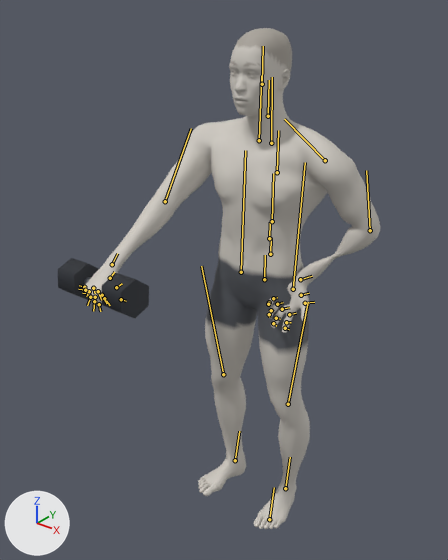
Two versions of the glTF model exports/single-arm-dumbbell-front-raise.glb, one commit apart.
Before and after are seen from a 50 mm camera at (1.116, -1.635, 1.926) aimed at (-0.042, -0.187, 1.028). The axes (+X, +Y, +Z) are drawn at lower left. The lights are the same throughout. The first picture is the older version. Both versions are drawn at frame 34 of the action 'single-arm-dumbbell-front-raise_right'; the numbers are the values there. The bones that change, and the others that lie on the model, are drawn over the model as lines.
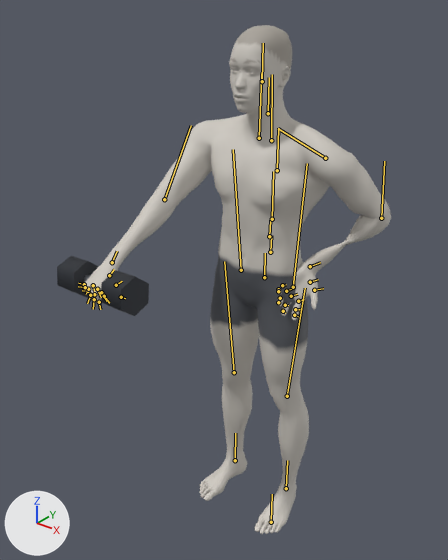
ob_dbr_right is not drawn itself; it is the parent of ob_mesh_4, ob_mesh_5, ob_mesh_6.

Changed parts and their boxes (x1, y1, x2, y2) in the pictures (448 x 560 px):
'Mesh_0', posed
    before: (84, 28, 380, 529)
    after: (83, 25, 391, 534)
'Mesh_5', posed
    before: (102, 273, 149, 319)
    after: (101, 270, 149, 316)
'Mesh_6', posed
    before: (58, 258, 99, 300)
    after: (57, 256, 99, 298)
'Mesh_4', posed (mostly hidden)
    before: (84, 277, 91, 285)
    after: (84, 275, 91, 282)
bone 'pelvis', root to tip
    before: (264, 279) to (265, 255)
    after: (264, 277) to (265, 253)
bone 'upperarm_l', root to tip
    before: (325, 160) to (284, 119)
    after: (325, 158) to (278, 128)
bone 'lowerarm_l', root to tip
    before: (370, 230) to (366, 170)
    after: (381, 218) to (384, 161)
bone 'thigh_l', root to tip
    before: (293, 289) to (305, 162)
    after: (293, 287) to (307, 163)
bone 'calf_l', root to tip
    before: (288, 404) to (308, 302)
    after: (287, 396) to (305, 288)
bone 'foot_l', root to tip
    before: (285, 488) to (290, 457)
    after: (286, 488) to (287, 460)
bone 'thigh_r', root to tip
    before: (241, 272) to (245, 150)
    after: (241, 270) to (233, 149)
bone 'calf_r', root to tip
    before: (223, 374) to (201, 266)
    after: (234, 372) to (224, 261)
bone 'foot_r', root to tip
    before: (235, 460) to (239, 431)
    after: (235, 460) to (235, 433)

The change in detail:
Bone 'pelvis' (bone_pelvis) moves from (0.008, -0.002, 0.0) to (0.008, 0.005, 0.0).
Bone 'upperarm_l' (bone_upperarm_l) turns from (-1, -47, -53) to (1, -41, -63) degrees about its own x, y and z.
Bone 'lowerarm_l' (bone_lowerarm_l) turns from (10, -33, 17) to (7, -40, 26) degrees about its own x, y and z.
Bone 'thigh_l' (bone_thigh_l) turns from (-1, 8, 3) to (-4, 8, -2) degrees about its own x, y and z.
Bone 'calf_l' (bone_calf_l) turns from (-8, 1, -9) to (-2, 0, 1) degrees about its own x, y and z.
Bone 'foot_l' (bone_foot_l) turns from (8, -4, 14) to (6, -2, 1) degrees about its own x, y and z.
Bone 'thigh_r' (bone_thigh_r) turns from (1, -8, 3) to (4, -8, -2) degrees about its own x, y and z.
Bone 'calf_r' (bone_calf_r) turns from (8, -1, -9) to (2, 0, 1) degrees about its own x, y and z.
Bone 'foot_r' (bone_foot_r) turns from (-8, 4, 14) to (-6, 2, 1) degrees about its own x, y and z.
